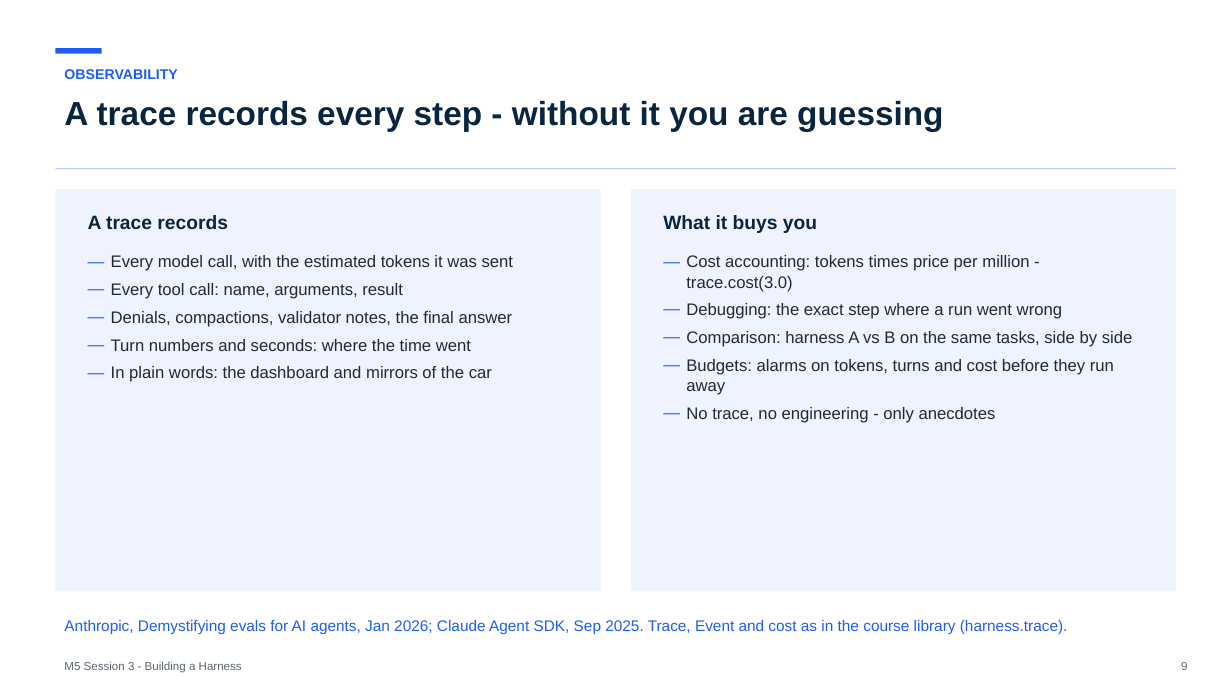
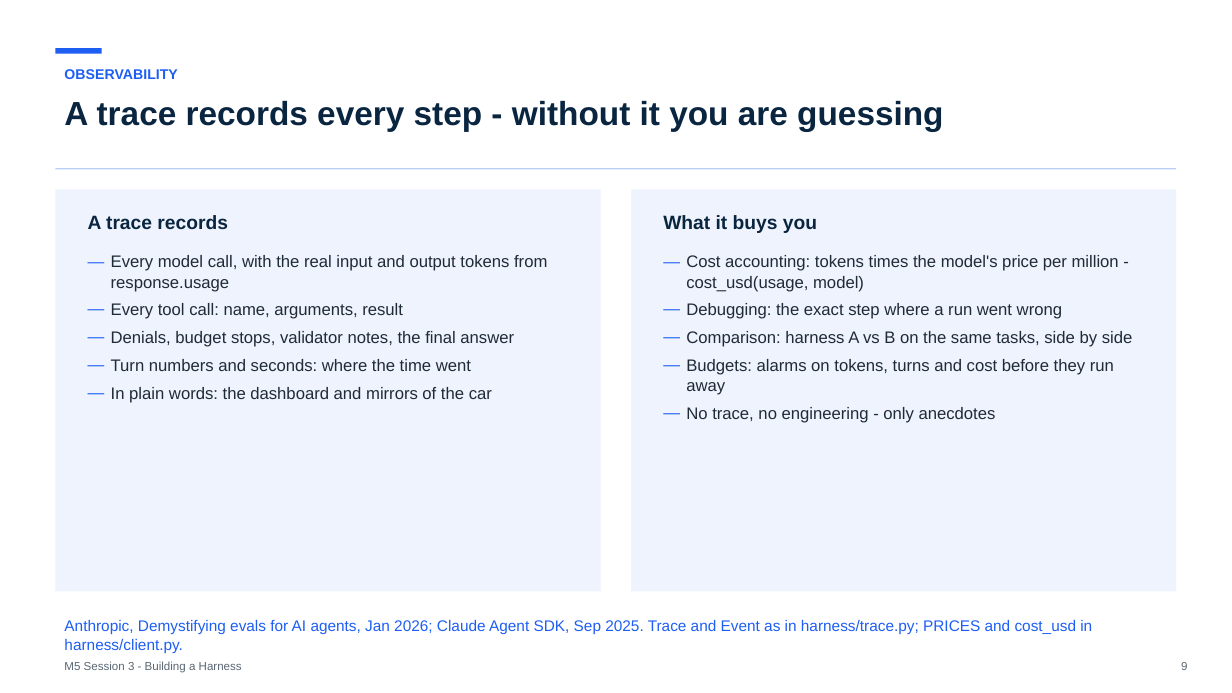
Before and after one commit to maglionejm/fontys-tech-exercises, a slide deck: slide 9 of presentations/m5-session-3-building-a-harness.pptx. Drawn at 1232x693 pixels with LibreOffice and Linux fonts; fonts in the diff are those of the drawing. Boxes give left, top, right and bottom in pixels: in the first picture for what was removed or moved away, otherwise in the second. Text is boxed around its words. In the diff, an @@ line names an element or a change of style, - is before the commit and + after.

```diff
--- a/presentations/m5-session-3-building-a-harness.pptx
+++ b/presentations/m5-session-3-building-a-harness.pptx
@@ text at bbox=[111, 255, 547, 292]: text changed @@
-— Every model call, with the estimated tokens it was sent
+— Every model call, with the real input and output tokens from response.usage
@@ text at bbox=[686, 255, 1119, 292]: text changed @@
-— Cost accounting: tokens times price per million - trace.cost(3.0)
+— Cost accounting: tokens times the model's price per million - cost_usd(usage, model)
@@ text at bbox=[111, 331, 514, 347]: text changed @@
-— Denials, compactions, validator notes, the final answer
+— Denials, budget stops, validator notes, the final answer
@@ text at bbox=[64, 620, 1092, 653]: text changed @@
-Anthropic, Demystifying evals for AI agents, Jan 2026; Claude Agent SDK, Sep 2025. Trace, Event and cost as in the course library (harness.trace).
+Anthropic, Demystifying evals for AI agents, Jan 2026; Claude Agent SDK, Sep 2025. Trace and Event as in harness/trace.py; PRICES and cost_usd in harness/client.py.
```
Also in this commit, not shown: 10 other slides changed, 5 slides added, 3 slides removed, 1 other file.
